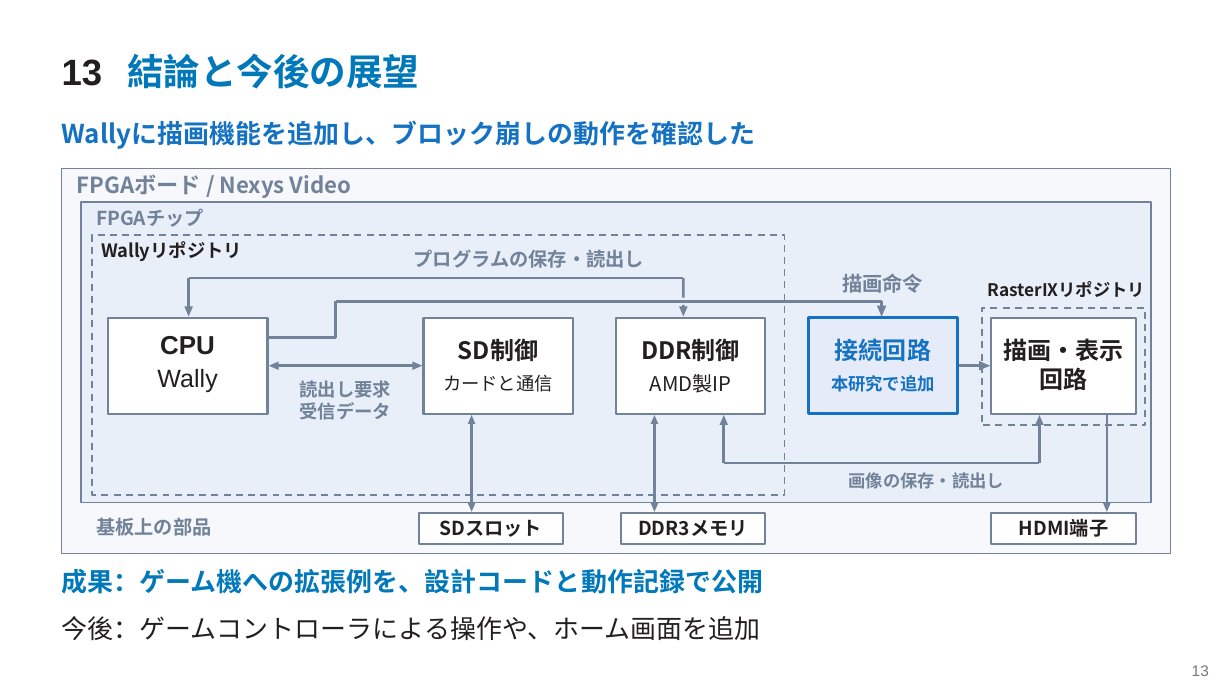
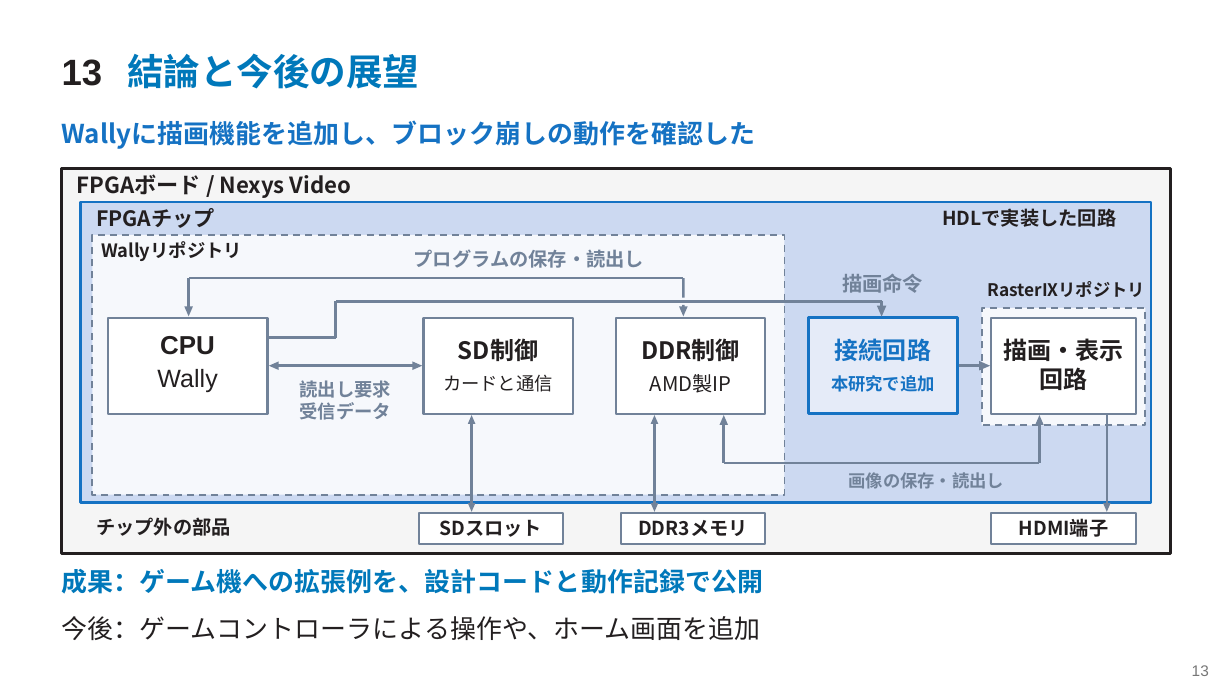
Before and after one commit to SoshiroFujimori/wally-game-console-research, a slide deck: slide 13 of docs/presentation/中間発表_主要事項.pptx. Drawn at 1232x693 pixels with LibreOffice and Linux fonts; fonts in the diff are those of the drawing. Boxes give left, top, right and bottom in pixels: in the first picture for what was removed or moved away, otherwise in the second. Text is boxed around its words. In the diff, an @@ line names an element or a change of style, - is before the commit and + after.

```diff
--- a/docs/presentation/中間発表_主要事項.pptx
+++ b/docs/presentation/中間発表_主要事項.pptx
@@ rectangle at (62, 168, 1171, 554): fill #F6F8FC to #F5F5F5; outline #718299 1.13 pt to #231F20 1.88 pt @@
@@ text "FPGAボード / Nexys Video" at (77, 174, 351, 198): text colour #718299 to #231F20 @@
@@ rectangle at (81, 202, 1152, 503): fill #E8EFF9 to #CCD9F1; outline #718299 1.35 pt to #1572C3 2.1 pt @@
@@ text "FPGAチップ" at (96, 208, 214, 228): size 15 to 16.5 pt, text colour #718299 to #231F20 @@
@@ text added at (942, 208, 1116, 227), 15 pt, text #231F20, bold @@
+HDLで実装した回路
@@ rectangle at (92, 235, 785, 494): fill none to #F6F8FC @@
@@ rectangle at (982, 308, 1145, 425): fill none to #F6F8FC @@
@@ text at (96, 517, 231, 536): text changed; text colour #718299 to #231F20 @@
-基板上の部品
+チップ外の部品
```
Also in this commit, not shown: 17 other slides changed, 1 slide added, 2 slides removed, 35 other files.
